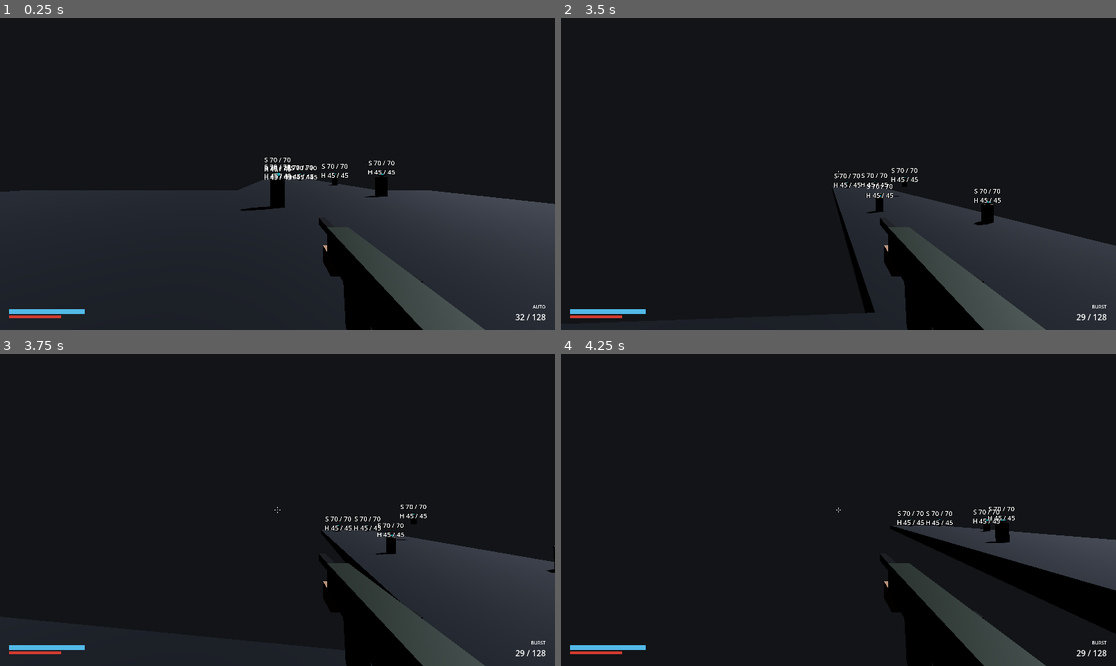
Above: before the commit, frames 1-4 (two rows, left to right).
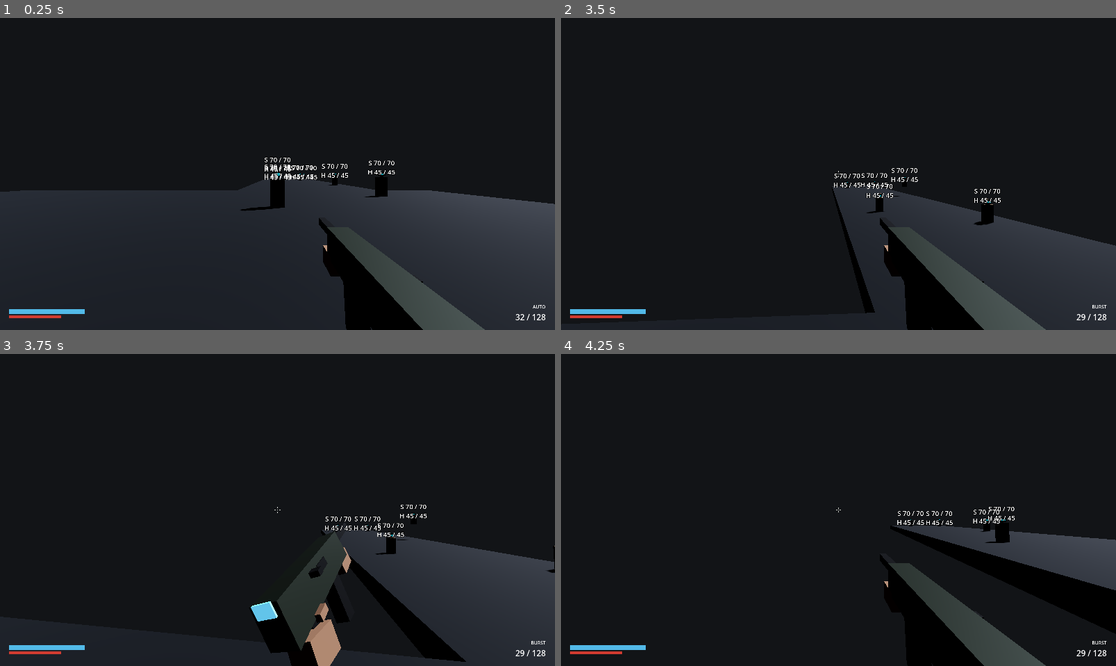
Above: after the commit, the same moments.

Repository: StudioSadTouch/Project-Long-Colt
Game: Godot game, scene res://scenes/main/main.tscn
Two runs of this game, one before a commit and one after it. Both use one fixed random seed, a clock stepped at 60 frames per second and the inputs below. This scene is started directly instead of the project's main scene.
Inputs (mouse positions are in pixels of both pictures, inside the frame that each line leads up to):
- Up to frame 1 (0.25 s): no input
- Up to frame 2 (3.5 s): move the mouse to (832, 180) at 0.52 s; hold Right mouse button (action_alt_fire) 0.53-1.28 s; hold W (action_move_forward) 0.53-2.78 s; tap Space (action_jump) at 0.77, 1.52, 3.02 s; move the mouse to (877, 177) at 1.27 s; tap Ctrl (action_crouch) at 1.35 s; move the mouse to (794, 170) at 2.02 s; press the mouse at (794, 170) at 2.03 s; move the mouse to (844, 174) at 2.77 s; release the mouse at (844, 174) at 2.78 s; hold A (action_move_left) from 2.78 s (still down); tap E (action_interact) at 2.85 s
- Up to frame 3 (3.75 s): move the mouse to (255, 503) at 3.52 s; release A (action_move_left) at 3.53 s; hold W (action_move_forward) from 3.53 s (still down); hold V (action_melee) from 3.53 s (still down)
- Up to frame 4 (4.25 s): keep holding W (action_move_forward); keep holding V (action_melee); tap Space (action_jump) at 3.77 s

Frames 1-2 are identical in both runs. In frame 3, 6.2% of the frame differs, in the area x 45-88%, y 54-100%; in frame 4, nothing differs.

Commit message:
Viewmodel melee: rifle butt-stroke and pistol whip clips, hit frame on the damage tick
ViewmodelMelee plays 'melee' (0.8 s authored, hit at 0.1 s): windup scaled to
melee_started time_to_hit (0 = start on the impact pose), recovery scaled to
melee_cooldown, lunge holds the impact pose until melee_hit/melee_whiffed.
Connects defensively (melee_started > melee_swung, melee_hit > hit_confirmed
with info.melee, melee_whiffed). sfx_melee_swing/impact/whiff + impact kick via
ViewmodelReload._anim_event. ViewmodelReload no longer snaps over a playing
melee when the reload it interrupts is cancelled. No weapon.gd changes.

Diff:
--- a/scenes/weapons/service_pistol.tscn
+++ b/scenes/weapons/service_pistol.tscn
@@ -1,7 +1,8 @@
-[gd_scene load_steps=19 format=3]
+[gd_scene load_steps=21 format=3]
 
 [ext_resource type="Script" path="res://scripts/weapons/weapon.gd" id="1_weapon"]
 [ext_resource type="Script" path="res://scripts/weapons/viewmodel_reload.gd" id="3_reload"]
+[ext_resource type="Script" path="res://scripts/weapons/viewmodel_melee.gd" id="4_melee"]
 [ext_resource type="Resource" path="res://resources/weapons/service_pistol.tres" id="2_data"]
 
 [sub_resource type="StandardMaterial3D" id="StandardMaterial3D_steel"]
@@ -457,12 +458,115 @@
 }]
 }
 
+[sub_resource type="Animation" id="Animation_melee"]
+resource_name = "melee"
+length = 0.8
+tracks/0/type = "value"
+tracks/0/imported = false
+tracks/0/enabled = true
+tracks/0/path = NodePath(".:position")
+tracks/0/interp = 1
+tracks/0/loop_wrap = true
+tracks/0/keys = {
+"times": PackedFloat32Array(0, 0.067, 0.1, 0.15, 0.27, 0.42, 0.55, 0.8),
+"transitions": PackedFloat32Array(1, 1, 1, 1, 1, 1, 1, 1),
+"update": 0,
+"values": [Vector3(0.16, -0.15, -0.34), Vector3(0.18, -0.11, -0.31), Vector3(0.09, -0.17, -0.44), Vector3(0.092, -0.169, -0.437), Vector3(0.15, -0.15, -0.35), Vector3(0.16, -0.147, -0.34), Vector3(0.16, -0.15, -0.34), Vector3(0.16, -0.15, -0.34)]
+}
+tracks/1/type = "value"
+tracks/1/imported = false
+tracks/1/enabled = true
+tracks/1/path = NodePath(".:rotation")
+tracks/1/interp = 1
+tracks/1/loop_wrap = true
+tracks/1/keys = {
+"times": PackedFloat32Array(0, 0.067, 0.1, 0.15, 0.27, 0.42, 0.55, 0.8),
+"transitions": PackedFloat32Array(1, 1, 1, 1, 1, 1, 1, 1),
+"update": 0,
+"values": [Vector3(0, 0, 0), Vector3(0.31416, 0.17453, -0.13963), Vector3(-0.7854, -0.2618, 0.43633), Vector3(-0.75049, -0.24435, 0.41888), Vector3(-0.13963, -0.05236, 0.087266), Vector3(0.034907, 0.017453, -0.034907), Vector3(0, 0, 0), Vector3(0, 0, 0)]
+}
+tracks/2/type = "value"
+tracks/2/imported = false
+tracks/2/enabled = true
+tracks/2/path = NodePath("Magazine:position")
+tracks/2/interp = 1
+tracks/2/loop_wrap = true
+tracks/2/keys = {
+"times": PackedFloat32Array(0, 0.8),
+"transitions": PackedFloat32Array(1, 1),
+"update": 0,
+"values": [Vector3(0, -0.075, 0.075), Vector3(0, -0.075, 0.075)]
+}
+tracks/3/type = "value"
+tracks/3/imported = false
+tracks/3/enabled = true
+tracks/3/path = NodePath("Magazine:visible")
+tracks/3/interp = 1
+tracks/3/loop_wrap = true
+tracks/3/keys = {
+"times": PackedFloat32Array(0, 0.8),
+"transitions": PackedFloat32Array(1, 1),
+"update": 1,
+"values": [true, true]
+}
+tracks/4/type = "value"
+tracks/4/imported = false
+tracks/4/enabled = true
+tracks/4/path = NodePath("LeftHand:position")
+tracks/4/interp = 1
+tracks/4/loop_wrap = true
+tracks/4/keys = {
+"times": PackedFloat32Array(0, 0.067, 0.15, 0.3, 0.45, 0.8),
+"transitions": PackedFloat32Array(1, 1, 1, 1, 1, 1),
+"update": 0,
+"values": [Vector3(-0.04, -0.085, 0.04), Vector3(-0.1, -0.12, 0.1), Vector3(-0.1, -0.12, 0.1), Vector3(-0.06, -0.1, 0.07), Vector3(-0.04, -0.085, 0.04), Vector3(-0.04, -0.085, 0.04)]
+}
+tracks/5/type = "value"
+tracks/5/imported = false
+tracks/5/enabled = true
+tracks/5/path = NodePath("RightThumb:position")
+tracks/5/interp = 1
+tracks/5/loop_wrap = true
+tracks/5/keys = {
+"times": PackedFloat32Array(0, 0.8),
+"transitions": PackedFloat32Array(1, 1),
+"update": 0,
+"values": [Vector3(0.024, -0.05, 0.07), Vector3(0.024, -0.05, 0.07)]
+}
+tracks/6/type = "value"
+tracks/6/imported = false
+tracks/6/enabled = true
+tracks/6/path = NodePath("Slide:position")
+tracks/6/interp = 1
+tracks/6/loop_wrap = true
+tracks/6/keys = {
+"times": PackedFloat32Array(0, 0.8),
+"transitions": PackedFloat32Array(1, 1),
+"update": 0,
+"values": [Vector3(0, 0, 0), Vector3(0, 0, 0)]
+}
+tracks/7/type = "method"
+tracks/7/imported = false
+tracks/7/enabled = true
+tracks/7/path = NodePath("ViewmodelMelee")
+tracks/7/interp = 1
+tracks/7/loop_wrap = true
+tracks/7/keys = {
+"times": PackedFloat32Array(0.1),
+"transitions": PackedFloat32Array(1),
+"values": [{
+"args": [],
+"method": &"_on_hit_frame"
+}]
+}
+
 [sub_resource type="AnimationLibrary" id="AnimationLibrary_viewmodel"]
 _data = {
 &"RESET": SubResource("Animation_RESET"),
 &"idle": SubResource("Animation_idle"),
 &"reload_empty": SubResource("Animation_reload_empty"),
-&"reload_tactical": SubResource("Animation_reload_tactical")
+&"reload_tactical": SubResource("Animation_reload_tactical"),
+&"melee": SubResource("Animation_melee")
 }
 
 [node name="ServicePistol" type="Node3D"]
@@ -525,3 +629,9 @@
 [node name="ViewmodelReload" type="Node" parent="." groups=["viewmodel_only"] node_paths=PackedStringArray("animation_player")]
 script = ExtResource("3_reload")
 animation_player = NodePath("../AnimationPlayer")
+
+[node name="ViewmodelMelee" type="Node" parent="." groups=["viewmodel_only"] node_paths=PackedStringArray("animation_player")]
+script = ExtResource("4_melee")
+animation_player = NodePath("../AnimationPlayer")
+hit_time = 0.1
+impact_kick_deg = 0.9
--- a/scenes/weapons/standard_issue_rifle.tscn
+++ b/scenes/weapons/standard_issue_rifle.tscn
@@ -1,7 +1,8 @@
-[gd_scene load_steps=23 format=3]
+[gd_scene load_steps=25 format=3]
 
 [ext_resource type="Script" path="res://scripts/weapons/weapon.gd" id="1_weapon"]
 [ext_resource type="Script" path="res://scripts/weapons/viewmodel_reload.gd" id="3_reload"]
+[ext_resource type="Script" path="res://scripts/weapons/viewmodel_melee.gd" id="4_melee"]
 [ext_resource type="Resource" path="res://resources/weapons/standard_issue_rifle.tres" id="2_data"]
 
 [sub_resource type="StandardMaterial3D" id="StandardMaterial3D_body"]
@@ -620,12 +621,151 @@
 }]
 }
 
+[sub_resource type="Animation" id="Animation_melee"]
+resource_name = "melee"
+length = 0.8
+tracks/0/type = "value"
+tracks/0/imported = false
+tracks/0/enabled = true
+tracks/0/path = NodePath(".:position")
+tracks/0/interp = 1
+tracks/0/loop_wrap = true
+tracks/0/keys = {
+"times": PackedFloat32Array(0, 0.067, 0.1, 0.15, 0.3, 0.5, 0.7, 0.8),
+"transitions": PackedFloat32Array(1, 1, 1, 1, 1, 1, 1, 1),
+"update": 0,
+"values": [Vector3(0.17, -0.19, -0.38), Vector3(0.2, -0.18, -0.34), Vector3(0.05, -0.13, -0.52), Vector3(0.055, -0.133, -0.515), Vector3(0.14, -0.18, -0.41), Vector3(0.174, -0.194, -0.374), Vector3(0.17, -0.19, -0.38), Vector3(0.17, -0.19, -0.38)]
+}
+tracks/1/type = "value"
+tracks/1/imported = false
+tracks/1/enabled = true
+tracks/1/path = NodePath(".:rotation")
+tracks/1/interp = 1
+tracks/1/loop_wrap = true
+tracks/1/keys = {
+"times": PackedFloat32Array(0, 0.067, 0.1, 0.15, 0.3, 0.5, 0.7, 0.8),
+"transitions": PackedFloat32Array(1, 1, 1, 1, 1, 1, 1, 1),
+"update": 0,
+"values": [Vector3(0, 0, 0), Vector3(0.13963, 0.20944, -0.17453), Vector3(0.2618, -0.69813, 0.61087), Vector3(0.24435, -0.66323, 0.57596), Vector3(0.069813, -0.17453, 0.13963), Vector3(-0.02618, 0.05236, -0.05236), Vector3(0, 0, 0), Vector3(0, 0, 0)]
+}
+tracks/2/type = "value"
+tracks/2/imported = false
+tracks/2/enabled = true
+tracks/2/path = NodePath("Magazine:position")
+tracks/2/interp = 1
+tracks/2/loop_wrap = true
+tracks/2/keys = {
+"times": PackedFloat32Array(0, 0.8),
+"transitions": PackedFloat32Array(1, 1),
+"update": 0,
+"values": [Vector3(0, -0.09, -0.06), Vector3(0, -0.09, -0.06)]
+}
+tracks/3/type = "value"
+tracks/3/imported = false
+tracks/3/enabled = true
+tracks/3/path = NodePath("Magazine:visible")
+tracks/3/interp = 1
+tracks/3/loop_wrap = true
+tracks/3/keys = {
+"times": PackedFloat32Array(0, 0.8),
+"transitions": PackedFloat32Array(1, 1),
+"update": 1,
+"values": [true, true]
+}
+tracks/4/type = "value"
+tracks/4/imported = false
+tracks/4/enabled = true
+tracks/4/path = NodePath("LeftHand:position")
+tracks/4/interp = 1
+tracks/4/loop_wrap = true
+tracks/4/keys = {
+"times": PackedFloat32Array(0, 0.067, 0.1, 0.15, 0.3, 0.8),
+"transitions": PackedFloat32Array(1, 1, 1, 1, 1, 1),
+"update": 0,
+"values": [Vector3(-0.005, -0.055, -0.2), Vector3(-0.005, -0.06, -0.21), Vector3(-0.005, -0.05, -0.18), Vector3(-0.005, -0.05, -0.18), Vector3(-0.005, -0.055, -0.2), Vector3(-0.005, -0.055, -0.2)]
+}
+tracks/5/type = "value"
+tracks/5/imported = false
+tracks/5/enabled = true
+tracks/5/path = NodePath("RightThumb:position")
+tracks/5/interp = 1
+tracks/5/loop_wrap = true
+tracks/5/keys = {
+"times": PackedFloat32Array(0, 0.8),
+"transitions": PackedFloat32Array(1, 1),
+"update": 0,
+"values": [Vector3(0.035, -0.04, 0.1), Vector3(0.035, -0.04, 0.1)]
+}
+tracks/6/type = "value"
+tracks/6/imported = false
+tracks/6/enabled = true
+tracks/6/path = NodePath("ChargingHandle:position")
+tracks/6/interp = 1
+tracks/6/loop_wrap = true
+tracks/6/keys = {
+"times": PackedFloat32Array(0, 0.8),
+"transitions": PackedFloat32Array(1, 1),
+"update": 0,
+"values": [Vector3(0.04, 0.02, 0.06), Vector3(0.04, 0.02, 0.06)]
+}
+tracks/7/type = "value"
+tracks/7/imported = false
+tracks/7/enabled = true
+tracks/7/path = NodePath("Bolt:position")
+tracks/7/interp = 1
+tracks/7/loop_wrap = true
+tracks/7/keys = {
+"times": PackedFloat32Array(0, 0.8),
+"transitions": PackedFloat32Array(1, 1),
+"update": 0,
+"values": [Vector3(0.028, 0.012, 0), Vector3(0.028, 0.012, 0)]
+}
+tracks/8/type = "value"
+tracks/8/imported = false
+tracks/8/enabled = true
+tracks/8/path = NodePath("PortCover:position")
+tracks/8/interp = 1
+tracks/8/loop_wrap = true
+tracks/8/keys = {
+"times": PackedFloat32Array(0, 0.8),
+"transitions": PackedFloat32Array(1, 1),
+"update": 0,
+"values": [Vector3(0.0315, 0.012, 0), Vector3(0.0315, 0.012, 0)]
+}
+tracks/9/type = "value"
+tracks/9/imported = false
+tracks/9/enabled = true
+tracks/9/path = NodePath("PortCover:rotation")
+tracks/9/interp = 1
+tracks/9/loop_wrap = true
+tracks/9/keys = {
+"times": PackedFloat32Array(0, 0.8),
+"transitions": PackedFloat32Array(1, 1),
+"update": 0,
+"values": [Vector3(0, 0, 0), Vector3(0, 0, 0)]
+}
+tracks/10/type = "method"
+tracks/10/imported = false
+tracks/10/enabled = true
+tracks/10/path = NodePath("ViewmodelMelee")
+tracks/10/interp = 1
+tracks/10/loop_wrap = true
+tracks/10/keys = {
+"times": PackedFloat32Array(0.1),
+"transitions": PackedFloat32Array(1),
+"values": [{
+"args": [],
+"method": &"_on_hit_frame"
+}]
+}
+
 [sub_resource type="AnimationLibrary" id="AnimationLibrary_viewmodel"]
 _data = {
 &"RESET": SubResource("Animation_RESET"),
 &"idle": SubResource("Animation_idle"),
 &"reload_empty": SubResource("Animation_reload_empty"),
-&"reload_tactical": SubResource("Animation_reload_tactical")
+&"reload_tactical": SubResource("Animation_reload_tactical"),
+&"melee": SubResource("Animation_melee")
 }
 
 [node name="StandardIssueRifle" type="Node3D"]
@@ -698,3 +838,9 @@
 [node name="ViewmodelReload" type="Node" parent="." groups=["viewmodel_only"] node_paths=PackedStringArray("animation_player")]
 script = ExtResource("3_reload")
 animation_player = NodePath("../AnimationPlayer")
+
+[node name="ViewmodelMelee" type="Node" parent="." groups=["viewmodel_only"] node_paths=PackedStringArray("animation_player")]
+script = ExtResource("4_melee")
+animation_player = NodePath("../AnimationPlayer")
+hit_time = 0.1
+impact_kick_deg = 1.2
--- /dev/null
+++ b/scripts/weapons/viewmodel_melee.gd
@@ -0,0 +1,204 @@
+class_name ViewmodelMelee
+extends Node
+## Plays a weapon's first-person "melee" clip and keeps its hit frame on the damage tick.
+## Child of a Weapon, next to ViewmodelReload. The clip is authored as:
+##   0 .. hit_time          windup / anticipation
+##   hit_time               impact frame (method track calls _on_hit_frame)
+##   hit_time .. length     hit hold, recovery, last 3 frames = idle
+## Windup is scaled to the time until the damage tick: melee_started's time_to_hit (or
+## Weapon.get_melee_time_to_hit()). 0 means the hit already landed this frame, so the clip
+## starts on the impact frame. Recovery is scaled so the clip ends with data.melee_cooldown,
+## the same way reload clips scale to reload_time. melee_hit (or hit_confirmed with
+## info.melee) is a safety snap: if damage lands before the impact frame, jump to it.
+## Signals are connected defensively, so this works before and after the melee_started /
+## melee_hit / melee_whiffed signals land on Weapon (falls back to melee_swung / hit_confirmed).
+
+signal melee_event(event: StringName)
+
+@export var animation_player: AnimationPlayer
+@export var clip: StringName = &"melee"
+## Authored impact time inside the clip, seconds. Must match the method key.
+@export var hit_time: float = 0.1
+## Windup used when the time to hit is unknown (old melee_swung, or a whiff).
+@export var default_windup: float = 0.1
+@export var impact_kick_deg: float = 1.0
+@export var whiff_kick_deg: float = 0.0
+
+var _weapon: Weapon
+var _reload: Node
+var _active: bool = false
+var _impact_done: bool = false
+var _hit_landed: bool = false
+var _waiting_for_hit: bool = false
+var _whiffed: bool = false
+var _recovery_speed: float = 1.0
+## Seconds the impact pose has waited with no lunge and no hit; past WHIFF_GRACE it's a whiff.
+var _unresolved_for: float = 0.0
+
+## Lets the weapon's next physics tick deliver a lunge-arrival hit before calling a whiff.
+const WHIFF_GRACE := 0.05
+
+
+func _ready() -> void:
+	_weapon = get_parent() as Weapon
+	if _weapon == null or animation_player == null:
+		push_error("%s needs a Weapon parent and an AnimationPlayer" % name)
+		set_process(false)
+		return
+	_reload = _weapon.get_node_or_null(^"ViewmodelReload")
+	if _weapon.has_signal(&"melee_started"):
+		_weapon.connect(&"melee_started", _on_melee_started)
+	elif _weapon.has_signal(&"melee_swung"):
+		_weapon.connect(&"melee_swung", _on_melee_started)
+	if _weapon.has_signal(&"melee_hit"):
+		_weapon.connect(&"melee_hit", _on_melee_hit)
+	elif _weapon.has_signal(&"hit_confirmed"):
+		_weapon.connect(&"hit_confirmed", _on_hit_confirmed)
+	if _weapon.has_signal(&"melee_whiffed"):
+		_weapon.connect(&"melee_whiffed", _on_melee_whiffed)
+	_weapon.visibility_changed.connect(_on_visibility_changed)
+	animation_player.animation_finished.connect(_on_animation_finished)
+	set_process(false)
+
+
+## Accepts melee_started(weapon, time_to_hit) and the old zero-argument melee_swung.
+func _on_melee_started(_w: Object = null, time_to_hit: float = -1.0) -> void:
+	if _weapon.data == null or not animation_player.has_animation(clip):
+		return
+	if time_to_hit < 0.0 and _weapon.has_method(&"get_melee_time_to_hit"):
+		time_to_hit = _weapon.call(&"get_melee_time_to_hit")
+	var length := animation_player.get_animation(clip).length
+	var cooldown := maxf(_weapon.data.melee_cooldown, hit_time + 0.05)
+	_active = true
+	_impact_done = false
+	_hit_landed = false
+	_waiting_for_hit = false
+	_whiffed = false
+	_unresolved_for = 0.0
+	_event(&"sfx_melee_swing")
+	animation_player.speed_scale = 1.0
+	animation_player.play(clip, 0.0, 1.0)
+	if time_to_hit == 0.0:
+		# In reach: damage lands this same frame. Start on the impact pose and let melee_hit
+		# (or melee_whiffed / the whiff grace) decide impact vs whiff.
+		_recovery_speed = (length - hit_time) / cooldown
+		animation_player.seek(hit_time, true)
+		animation_player.speed_scale = 0.0
+		_waiting_for_hit = true
+	else:
+		var windup := time_to_hit if time_to_hit > 0.0 else default_windup
+		_recovery_speed = (length - hit_time) / maxf(cooldown - windup, 0.05)
+		animation_player.seek(0.0, true)
+		animation_player.speed_scale = hit_time / maxf(windup, 0.001)
+	set_process(true)
+
+
+func _process(delta: float) -> void:
+	if not _active:
+		set_process(false)
+		return
+	if animation_player.current_animation != clip:
+		# Something else (a reload) took over the player.
+		_end()
+		return
+	if _waiting_for_hit and not _is_lunging():
+		_unresolved_for += delta
+		if _unresolved_for >= WHIFF_GRACE:
+			# Lunge ended (or never started) without contact: finish as a whiff.
+			_impact(false)
+	else:
+		_unresolved_for = 0.0
+
+
+## Method-track key at hit_time.
+func _on_hit_frame() -> void:
+	if not _active or _impact_done:
+		return
+	if _hit_landed:
+		_impact(true)
+	elif _whiffed:
+		_impact(false)
+	elif _is_lunging():
+		# Still closing distance: hold the impact pose until contact or the lunge ends.
+		_waiting_for_hit = true
+		animation_player.speed_scale = 0.0
+	else:
+		_impact(false)
+
+
+func _on_melee_hit(_target: Object = null, _info: Dictionary = {}) -> void:
+	if not _active:
+		return
+	_hit_landed = true
+	if _impact_done:
+		return
+	if animation_player.current_animation == clip and animation_player.current_animation_position < hit_time:
+		animation_player.seek(hit_time, true)
+	_impact(true)
+
+
+func _on_hit_confirmed(target: Object, info: Dictionary) -> void:
+	if info.get("melee", false):
+		_on_melee_hit(target, info)
+
+
+## melee_whiffed(weapon). Before the impact frame it just marks the swing; the frame plays the whiff.
+func _on_melee_whiffed(_w: Object = null) -> void:
+	if not _active or _impact_done:
+		return
+	_whiffed = true
+	if _waiting_for_hit:
+		_impact(false)
+
+
+func _impact(landed: bool) -> void:
+	if _impact_done:
+		return
+	_impact_done = true
+	_waiting_for_hit = false
+	if landed:
+		_event(&"sfx_melee_impact", impact_kick_deg)
+	else:
+		_event(&"sfx_melee_whiff", whiff_kick_deg)
+	animation_player.speed_scale = _recovery_speed
+
+
+func _on_animation_finished(anim_name: StringName) -> void:
+	if anim_name == clip and _active:
+		_end()
+		if animation_player.has_animation(&"idle"):
+			animation_player.play(&"idle", 0.0)
+
+
+func _on_visibility_changed() -> void:
+	if _active and not _weapon.visible:
+		_end()
+		animation_player.stop()
+		if animation_player.has_animation(&"idle"):
+			animation_player.play(&"idle", 0.0)
+			animation_player.seek(0.0, true)
+
+
+func _end() -> void:
+	_active = false
+	_waiting_for_hit = false
+	animation_player.speed_scale = 1.0
+	set_process(false)
+
+
+func _is_lunging() -> bool:
+	return _weapon.player != null and _weapon.player.has_method(&"is_lunging") and _weapon.player.is_lunging()
+
+
+## sfx/kick routing shared with the reload clips: ViewmodelReload._anim_event plays the stream
+## from its `sounds` map and applies the kick. Also called by the clip's method track.
+func _anim_event(event: StringName, kick_deg: float = 0.0) -> void:
+	_event(event, kick_deg)
+
+
+func _event(event: StringName, kick_deg: float = 0.0) -> void:
+	melee_event.emit(event)
+	if _reload != null and _reload.has_method(&"_anim_event"):
+		_reload.call(&"_anim_event", event, kick_deg)
+	elif kick_deg > 0.0 and _weapon.has_method(&"add_view_kick"):
+		_weapon.add_view_kick(kick_deg)
--- a/scripts/weapons/viewmodel_reload.gd
+++ b/scripts/weapons/viewmodel_reload.gd
@@ -44,18 +44,26 @@
 	if not animation_player.has_animation(anim_name):
 		return
 	var length := animation_player.get_animation(anim_name).length
+	animation_player.speed_scale = 1.0
 	animation_player.play(anim_name, 0.0, length / _weapon.data.reload_time)
 	animation_player.seek(0.0, true)
 
 
 func _on_reload_finished() -> void:
+	if _is_melee_playing():
+		return
 	if animation_player.has_animation(&"idle"):
 		animation_player.play(&"idle", return_blend)
 
 
 ## Hard stop: every animated node goes straight back to its rest pose.
+## A melee that is already playing owns the pose (its clip keys every reload track), so a
+## reload cancelled by that melee must not stomp it back to idle.
 func _snap_to_idle() -> void:
+	if _is_melee_playing():
+		return
 	animation_player.stop()
+	animation_player.speed_scale = 1.0
 	if animation_player.has_animation(&"RESET"):
 		animation_player.play(&"RESET")
 		animation_player.seek(0.0, true)
@@ -73,3 +81,7 @@
 		_audio.play()
 	if kick_deg > 0.0 and _weapon != null:
 		_weapon.add_view_kick(kick_deg)
+
+
+func _is_melee_playing() -> bool:
+	return animation_player.is_playing() and animation_player.current_animation == "melee"
